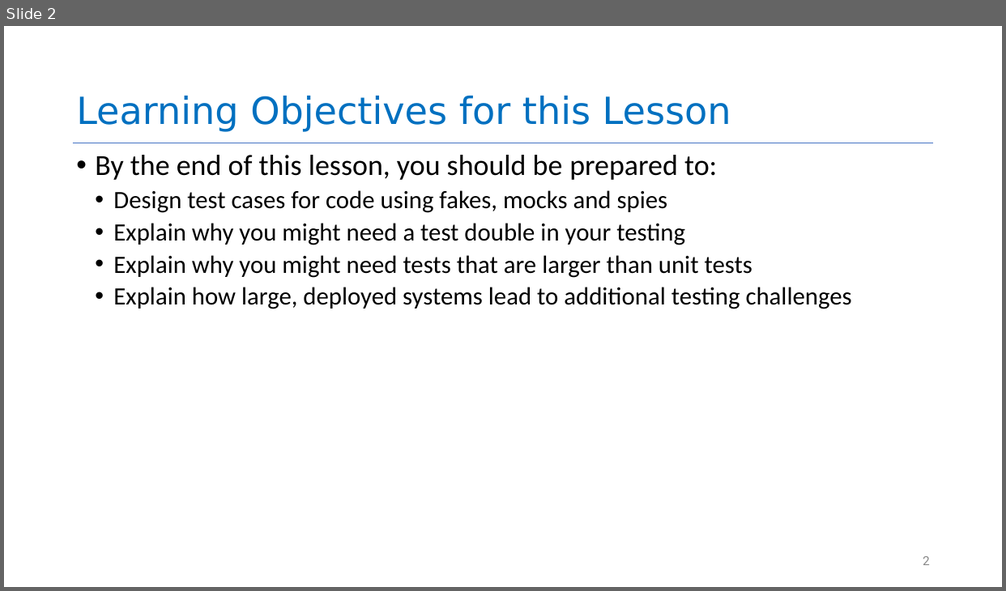
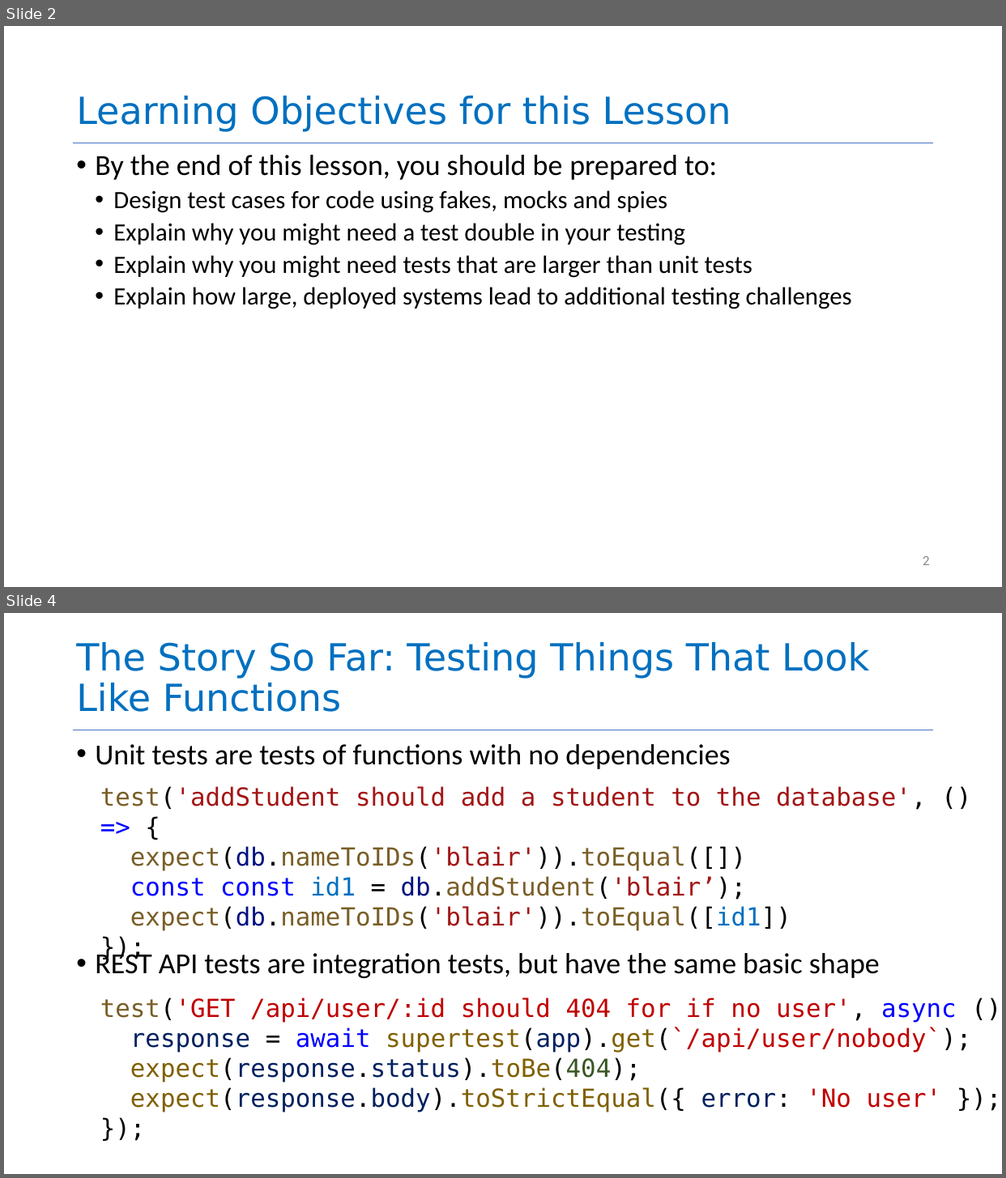
Before and after one commit to neu-se/CS4530-Spring-2026, a slide deck: Slides/Module 10 Testing Larger Things.pptx. Shown one above the other, each under a label of ours: slide 2 before the commit, slides 2 and 4 after it; the slides between them are not shown. The pictures are 1006x591 and 1006x1178 pixels, drawn with LibreOffice and Linux fonts; fonts in the diff are those of the drawing. Boxes give left, top, right and bottom in pixels: in the first picture for what was removed or moved away, otherwise in the second. Text is boxed around its words. In the diff, an @@ line names an element or a change of style, - is before the commit and + after.

```diff
--- a/Slides/Module 10 Testing Larger Things.pptx
+++ b/Slides/Module 10 Testing Larger Things.pptx
@@ slide 4 added at (4,613,1002,1174), background #FFFFFF; not listed: 1 template element that a slide beside it also shows @@
@@ title added at (76,642,869,712), 72 pt, text #0070C0 @@
+The Story So Far: Testing Things That Look Like Functions
@@ text added at (95,744,880,978), 56 pt, text #000000 @@
+• Unit tests are tests of functions with no dependencies
+• REST API tests are integration tests, but have the same basic shape
@@ text added at (100,786,927,931), 48 pt, text #A31515 @@
+test('addStudent should add a student to the database', () => {
+expect(db.nameToIDs('blair')).toEqual([])
+const const id1 = db.addStudent('blair’);
+expect(db.nameToIDs('blair')).toEqual([id1])
+});
@@ text added at (100,998,971,1113), 48 pt, text #C00000 @@
+test('GET /api/user/:id should 404 for if no user', async () => {
+response = await supertest(app).get(`/api/user/nobody`);
+expect(response.status).toBe(404);
+expect(response.body).toStrictEqual({ error: 'No user' });
+});
```
Also in this commit, not shown: 24 slides changed, 18 other slides added, 2 other files.
